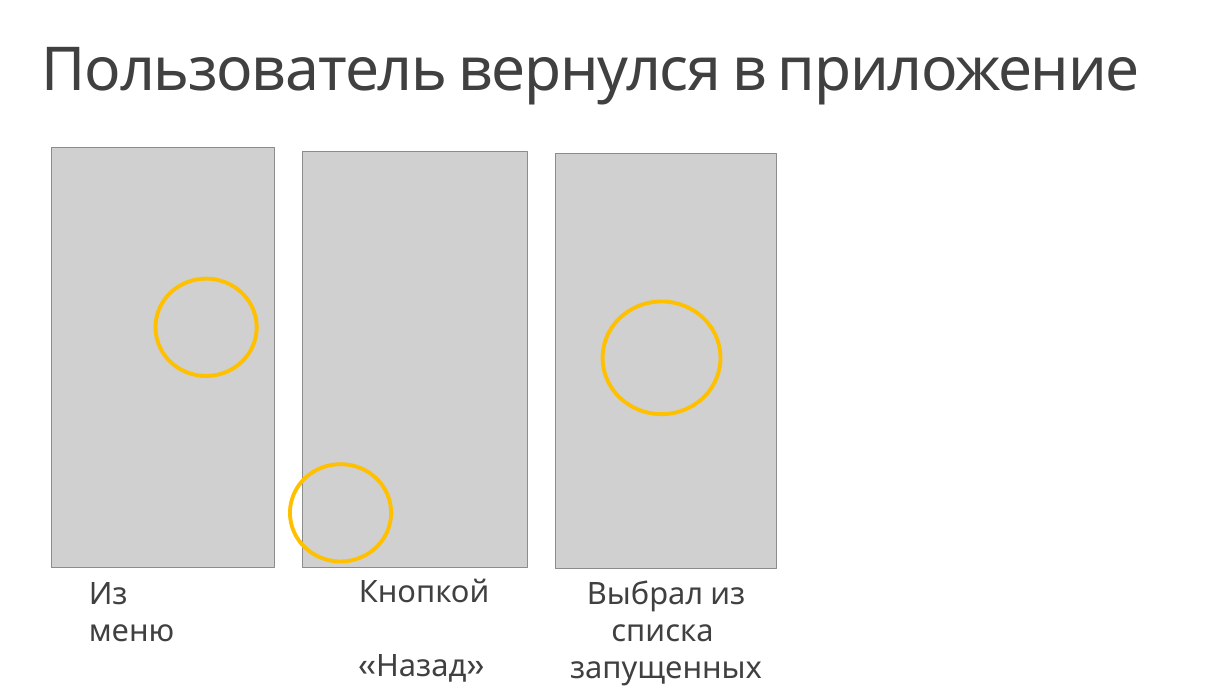
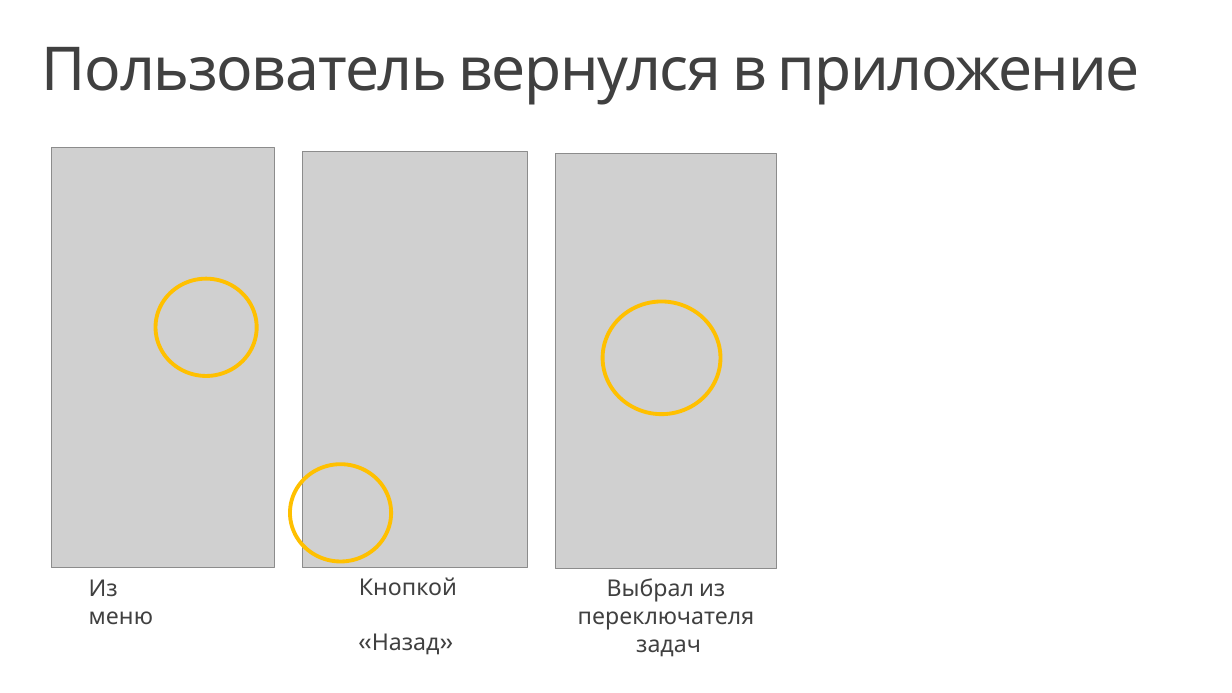
Before and after one commit to evangelism/Win10UWPCourse, a slide deck: slide 11 of 05. Application Lifecycle/5 - Application Lifecycle (RUS).pptx. Drawn at 1232x693 pixels with LibreOffice and Linux fonts; fonts in the diff are those of the drawing; grey boxes stand for pictures; background and template pictures are left out. Boxes give left, top, right and bottom in pixels: in the first picture for what was removed or moved away, otherwise in the second. Text is boxed around its words. In the diff, an @@ line names an element or a change of style, - is before the commit and + after.

```diff
--- a/05. Application Lifecycle/5 - Application Lifecycle (RUS).pptx
+++ b/05. Application Lifecycle/5 - Application Lifecycle (RUS).pptx
@@ text "Из меню" at bbox=[89, 579, 153, 625]: size 24 to 18 pt @@
@@ text "Кнопкой «Назад»" at bbox=[359, 577, 457, 655]: size 24 to 18 pt @@
@@ text at bbox=[578, 578, 755, 657]: text changed; size 24 to 18 pt @@
-Выбрал из списка
-запущенных
+Выбрал из переключателя
+задач
```
Also in this commit, not shown: 11 other slides changed.
